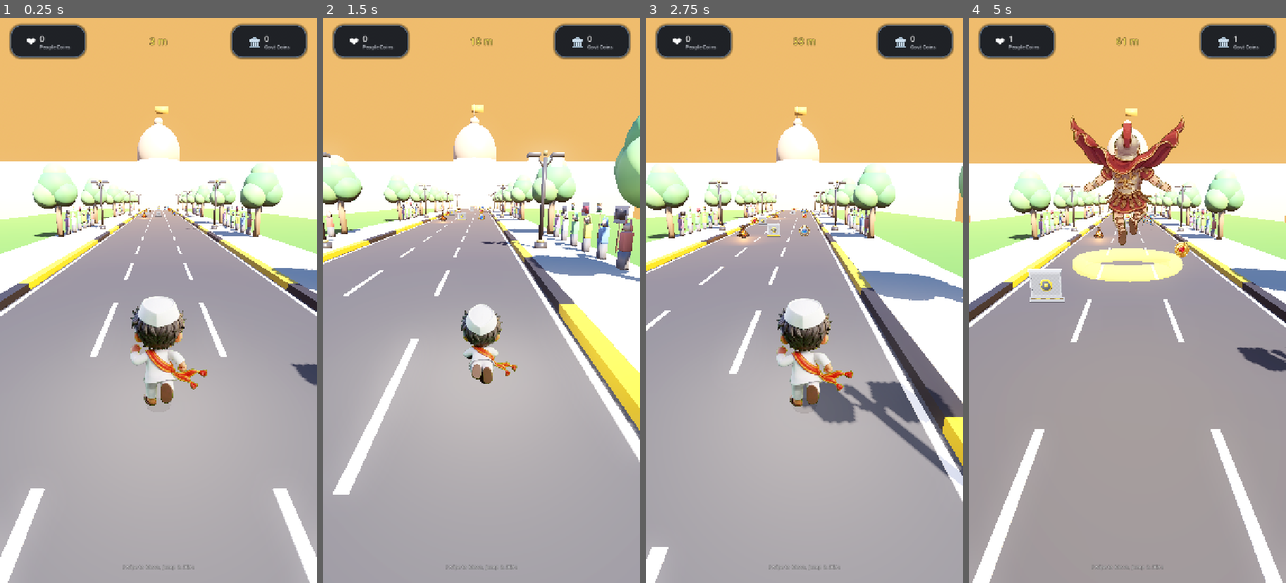
Above: before the commit, frames 1-4 (left to right).
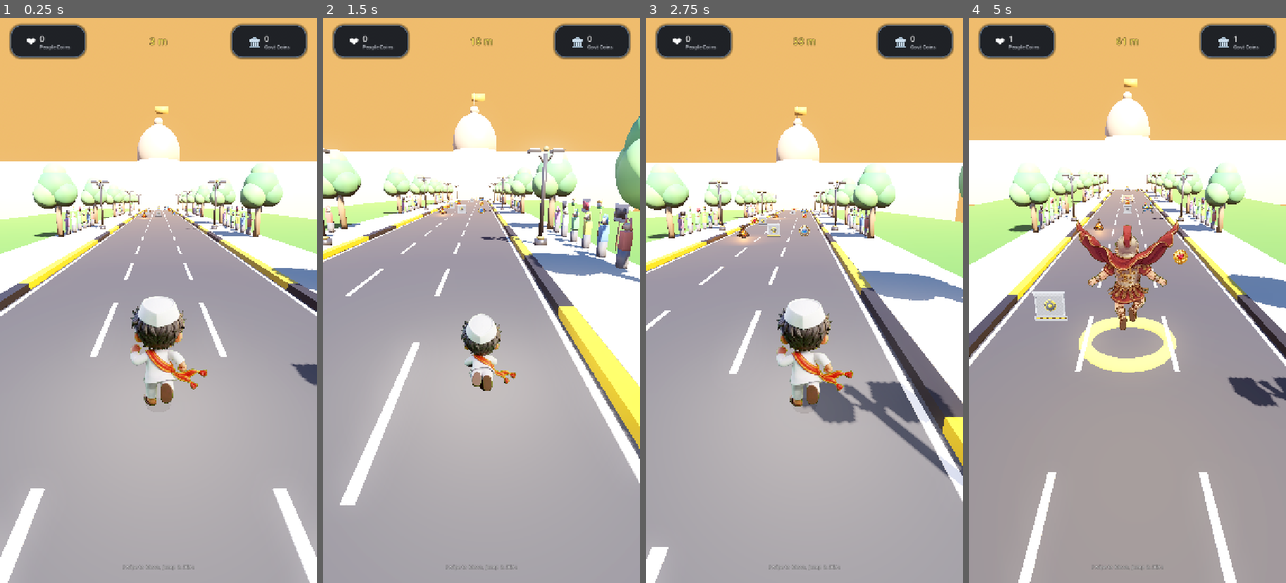
Above: after the commit, the same moments.

Repository: ce-subhash/history_turner
Game: Godot game, scene res://scenes/Main.tscn
Two runs of this game, one before a commit and one after it. Both use one fixed random seed, a clock stepped at 60 frames per second and the inputs below.
Inputs (mouse positions are in pixels of both pictures, inside the frame that each line leads up to):
- Up to frame 1 (0.25 s): no input
- Up to frame 2 (1.5 s): tap Enter at 0.5 s; move the mouse to (551, 272) at 0.52 s; hold D 0.53-1.25 s; tap E at 0.6 s; click (551, 272) at 0.67 s; tap Space at 0.77 s; drag from (418, 328) to (465, 413) at 1.27 s
- Up to frame 3 (2.75 s): move the mouse to (836, 176) at 2.02 s; hold D from 2.03 s (still down); tap Enter at 2.1 s
- Up to frame 4 (5 s): release D at 2.75 s; drag from (1111, 413) to (1032, 215) at 2.77 s; move the mouse to (1222, 385) at 3.52 s; hold A 3.53-4.25 s; tap 1 at 3.6 s; tap Space at 3.77 s; drag from (1032, 215) to (1079, 159) at 4.27 s

The runs differ from the first frame. In frame 1, less than 0.1% of the frame differs, in the area x 0-100%, y 18-96%; in frame 2, 14%; in frame 3, less than 0.1%; in frame 4, 27%, in the area x 0-100%, y 10-100%.

Commit message:
Changes done

Diff:
--- a/scripts/player/PlayerController.gd
+++ b/scripts/player/PlayerController.gd
@@ -951,17 +951,22 @@
 		target_fov += 4.0
 	camera.fov = lerpf(camera.fov, target_fov, 3.5 * delta)
 
-	# 2. Ground-stabilized camera: Keeps camera height steady during jumps
-	# Compensates for player's vertical jump position.y so runner visibly leaps into frame
-	# while boulevard, obstacles, and horizon dome remain rock-solid and stable.
+	# 2. Elevated Jump Sightline Camera:
+	# Lifts camera world height up with the jump so player can look cleanly OVER the runner's head,
+	# with a subtle downward pitch tilt to provide clear visibility of upcoming track & obstacles.
 	var base_cam_y: float = 2.85 + landing_dip_offset
 	landing_dip_offset = lerpf(landing_dip_offset, 0.0, 8.0 * delta)
 
-	var target_cam_y: float = base_cam_y - position.y * 0.85
+	# Only offset 0.25 of position.y, so camera world height rises by 0.75 * position.y during jumps
+	var target_cam_y: float = base_cam_y - position.y * 0.25
 	if (is_on_floor() or position.y < 0.15) and not is_sliding and not GameManager.is_game_over:
 		camera.position.y = target_cam_y + sin(run_anim_time * 2.0) * 0.025
 	else:
 		camera.position.y = lerpf(camera.position.y, target_cam_y, 14.0 * delta)
+
+	# Dynamic pitch tilt looking over head during jumps
+	var target_pitch_deg: float = -18.0 - clampf(position.y * 2.5, 0.0, 4.5)
+	camera.rotation_degrees.x = lerpf(camera.rotation_degrees.x, target_pitch_deg, 10.0 * delta)
 
 	# 3. Dynamic banking roll when switching lanes
 	camera.rotation.z = lerpf(camera.rotation.z, banking_tilt * 0.45, 8.0 * delta)
